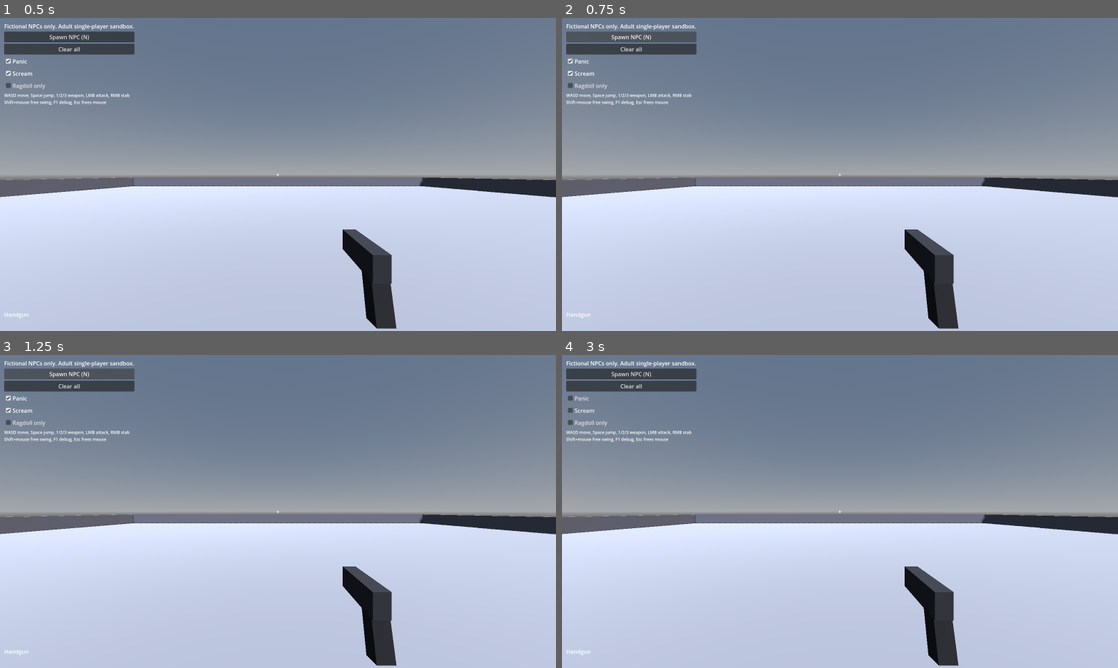
Above: before the commit, frames 1-4 (two rows, left to right).
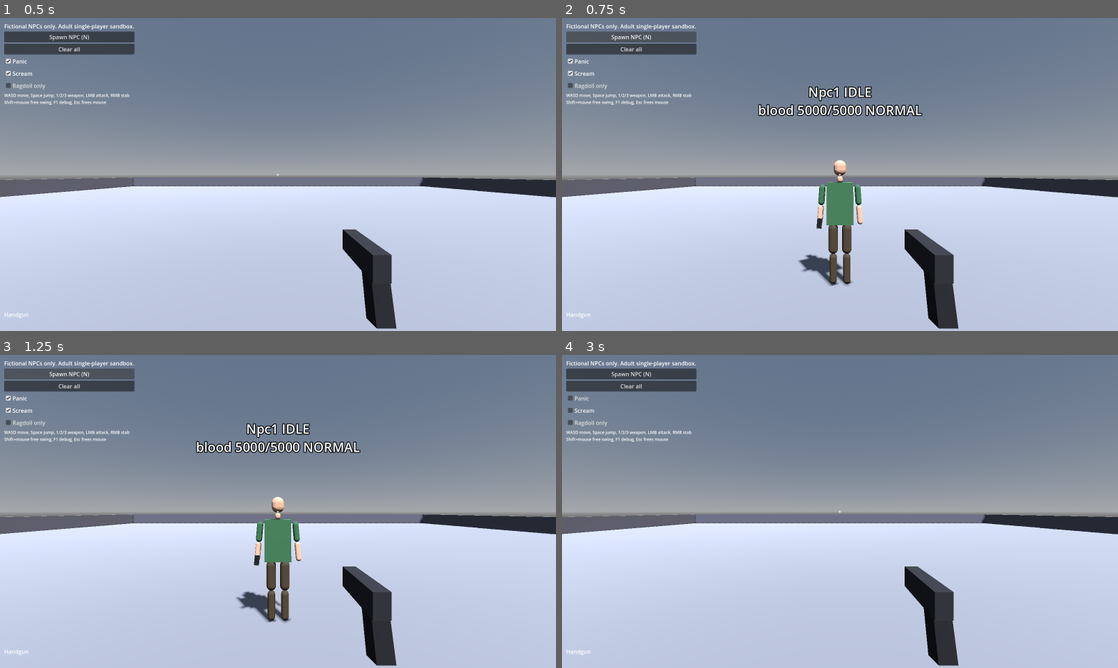
Above: after the commit, the same moments.

Repository: karlxclaude/idk
Game: Godot game, scene res://scenes/main.tscn
The game is run twice, just before and just after one commit, with the same random seed, the same clock (stepped at 60 frames per second) and the same inputs.
Inputs:
- Up to frame 1 (0.5 s): no input
- Up to frame 2 (0.75 s): click "Spawn NPC (N)" at 0.5 s
- Up to frame 3 (1.25 s): no input
- Up to frame 4 (3 s): click "Clear all" at 1.25 s; click "Panic" at 2 s; click "Scream" at 2.75 s

Frame 1 is identical in both runs. In frame 2, 3.1% of the frame differs, in the area x 35-65%, y 21-86%; in frame 3, 3.1%; in frame 4, nothing differs.

Commit message:
Body: mover is top_level so rotated spawns place and face correctly; rotated-spawn regression test
Co-Authored-By: Claude Opus 5.5 <noreply@anthropic.com>
Claude-Session: https://claude.ai/code/session_016an5bSTKRtYiSnENA6skbR

Diff:
--- a/scripts/body/npc_body.gd
+++ b/scripts/body/npc_body.gd
@@ -72,7 +72,8 @@
 		"shirt": _mat(_col(shirts[npc.rng.randi() % shirts.size()])),
 		"pants": _mat(_col(pants[npc.rng.randi() % pants.size()])),
 	}
-	var root := Transform3D(Basis(Vector3.UP, npc.global_rotation.y), npc.global_position)
+	var npc_fwd := npc.global_basis.z
+	var root := Transform3D(Basis(Vector3.UP, atan2(npc_fwd.x, npc_fwd.z)), npc.global_position)
 
 	# mover
 	var mc: Dictionary = _cfg.get("mover", {})
@@ -87,6 +88,7 @@
 	_mover_shape.shape = cap
 	_mover_shape.position.y = cap.height * 0.5
 	_mover.add_child(_mover_shape)
+	_mover.top_level = true  # global == local, independent of the (possibly rotated) Npc
 	_mover.transform = root  # set before add_child: bodies must never exist at the origin
 	add_child(_mover)
 
--- a/tests/body_test.gd
+++ b/tests/body_test.gd
@@ -132,6 +132,29 @@
 	_check("5 drop_held_item true then false", d1 and not d2)
 	print(body.get_debug_info())
 
+	# 7. spawn with rotated transform: position and facing follow the Npc transform
+	var yaw_ok := true
+	var yinfo := ""
+	var zi := 0
+	for yaw in [0.0, PI * 0.5, PI, -PI * 0.5]:
+		zi += 1
+		var xf := Transform3D(Basis(Vector3.UP, yaw), Vector3(3 + 40 * zi, 0.02, 5))
+		var rn := Npc.spawn(self, xf, 20 + zi)
+		await _frames(5)
+		var cen := rn.body.get_center()
+		var want: Vector3 = xf.basis * Vector3.BACK
+		var f0 := rn.body.get_forward()
+		var good := Vector2(cen.x - xf.origin.x, cen.z - 5.0).length() < 0.1 and f0.dot(want) > 0.99
+		for i in 60:
+			rn.body.set_locomotion(Vector3(2, 0, 0), &"walk")
+			await get_tree().physics_frame
+		var f1 := rn.body.get_forward()
+		good = good and f1.x > 0.9
+		yinfo += " yaw%.2f:%s" % [yaw, "ok" if good else "BAD c=%s f0=%s f1=%s" % [cen, f0, f1]]
+		yaw_ok = yaw_ok and good
+		rn.queue_free()
+	_check("7 rotated spawn position/facing", yaw_ok, yinfo)
+
 	# 6. regression: runner passing through a corpse (and a fresh NPC spawning elsewhere) must not launch it
 	for old in [npc, npc2]:
 		old.queue_free()
